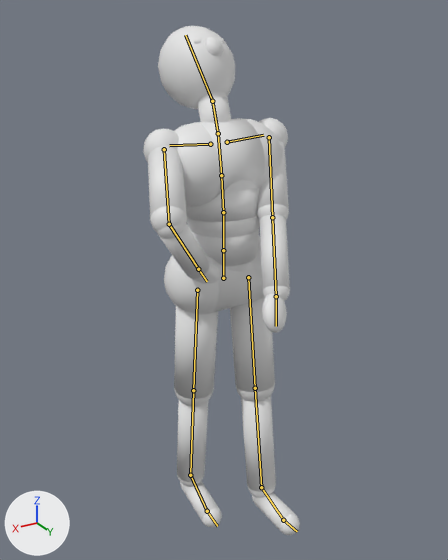
Two versions of the Blender file previs/rig/mannequin.blend, one commit apart.
Both versions are drawn from a 50 mm camera at (0.992, 1.655, 1.772) aimed at (0.02, 0.035, 0.962). Arrows for +X, +Y and +Z are at lower left; the lights stay in place. The first picture is the older version. Both versions are drawn at frame 1 of the action 'lookup'; the numbers are the values there. The bones that bend it are drawn over the model as lines.

In view in the first picture: 'MannequinMesh'.
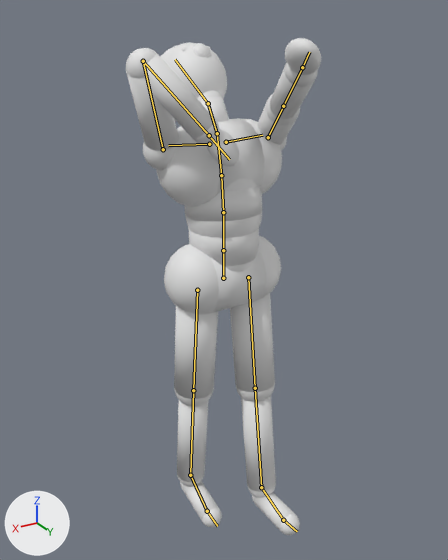
Boxes [x1, y1, x2, y2] around the edits, measured in the pictures (448 x 560 px):
'MannequinMesh', posed (24% wider)
    before: [143, 26, 300, 535]
    after: [126, 38, 321, 535]
bone 'Spine2', root to tip
    before: (221, 175) to (218, 133)
    after: (221, 175) to (217, 133)
bone 'Neck', root to tip
    before: (218, 133) to (212, 101)
    after: (217, 133) to (208, 103)
bone 'Head', root to tip
    before: (212, 101) to (185, 35)
    after: (208, 103) to (175, 59)
bone 'LeftArm', root to tip
    before: (269, 137) to (272, 217)
    after: (268, 137) to (283, 106)
bone 'RightArm', root to tip
    before: (164, 149) to (169, 224)
    after: (163, 149) to (143, 61)
bone 'RightForeArm', root to tip
    before: (169, 224) to (198, 269)
    after: (143, 61) to (209, 135)

Edits to the bpy script that builds the scene:
```text
Change bone_spine1:
    where bone_spine1 = bpy.data.objects['MannequinRig'].pose.bones['Spine1']  # child of 'Spine'
    bone_spine1.rotation_quaternion: (0.999, 0.044, 0.0, 0.0) -> (0.999, 0.052, 0.0, 0.0)  # degrees (5, 0, 0) -> degrees (6, 0, 0)
Change bone_spine2:
    where bone_spine2 = bpy.data.objects['MannequinRig'].pose.bones['Spine2']  # child of 'Spine1'
    bone_spine2.rotation_quaternion: (0.999, 0.044, 0.0, 0.0) -> (0.999, 0.052, 0.0, 0.0)  # degrees (5, 0, 0) -> degrees (6, 0, 0)
Change bone_neck:
    where bone_neck = bpy.data.objects['MannequinRig'].pose.bones['Neck']  # child of 'Spine2'
    bone_neck.rotation_quaternion: (0.996, 0.087, 0.0, 0.0) -> (0.985, 0.174, 0.0, 0.0)  # degrees (10, 0, 0) -> degrees (20, 0, 0)
Change bone_head:
    where bone_head = bpy.data.objects['MannequinRig'].pose.bones['Head']  # child of 'Neck'
    bone_head.rotation_quaternion: (0.982, 0.191, 0.0, 0.0) -> (0.966, 0.259, 0.0, 0.0)  # degrees (22, 0, 0) -> degrees (30, 0, 0)
Change bone_leftarm:
    where bone_leftarm = bpy.data.objects['MannequinRig'].pose.bones['LeftArm']  # child of 'LeftShoulder'
    bone_leftarm.rotation_quaternion: (0.792, 0.321, 0.515, -0.065) -> (0.485, 0.803, 0.329, 0.107)  # degrees (59, 59, 26) -> degrees (121, 8, 40)
Change bone_rightarm:
    where bone_rightarm = bpy.data.objects['MannequinRig'].pose.bones['RightArm']  # child of 'RightShoulder'
    bone_rightarm.rotation_quaternion: (0.841, 0.293, -0.361, -0.277) -> (0.332, 0.846, 0.037, -0.416)  # degrees (51, -26, -49) -> degrees (129, 47, -18)
Change bone_rightforearm:
    where bone_rightforearm = bpy.data.objects['MannequinRig'].pose.bones['RightForeArm']  # child of 'RightArm'
    bone_rightforearm.rotation_quaternion: (0.687, -0.028, 0.0, 0.726) -> (0.362, -0.036, 0.0, 0.931)  # degrees (-2, 2, 93) -> degrees (-1, 4, 137)
```
